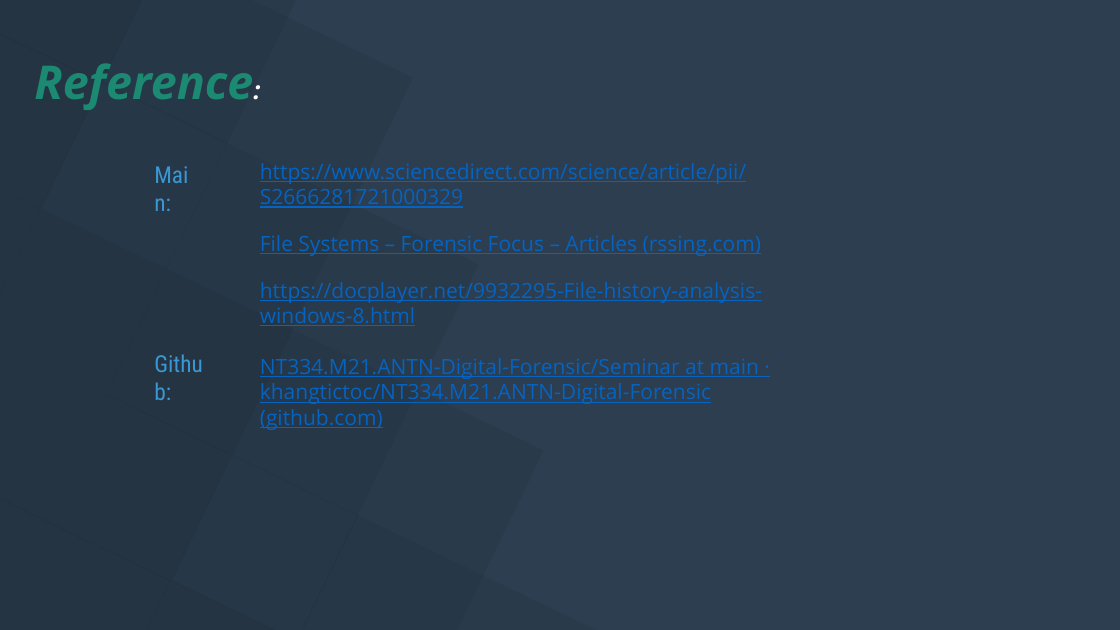
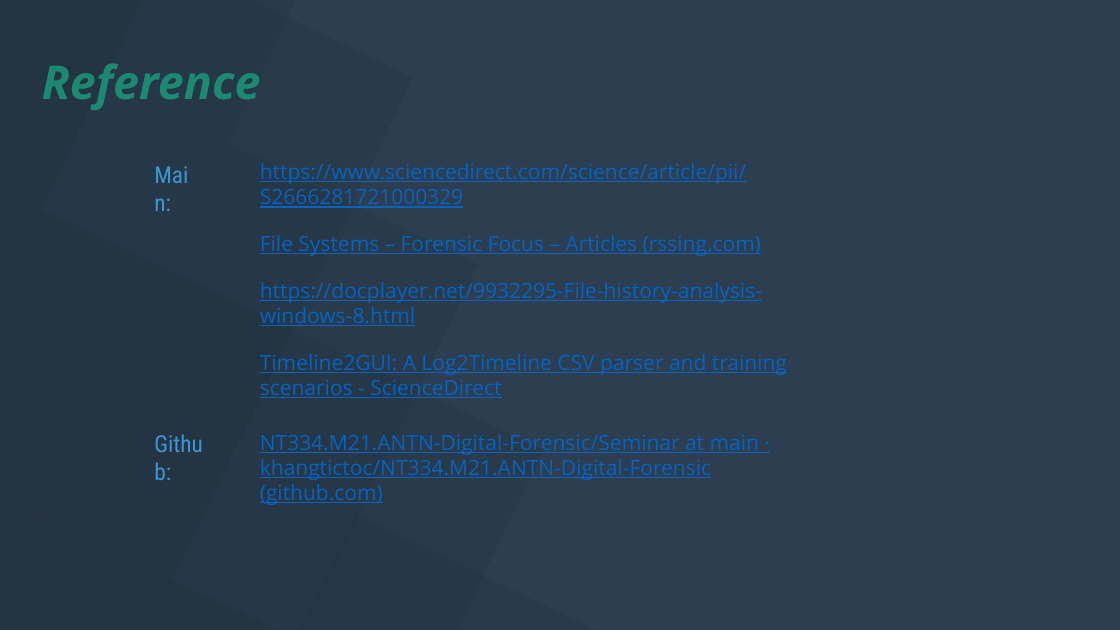
Before and after one commit to khangtictoc/NT334.M21.ANTN-Digital-Forensic, a slide deck: slide 23 of Seminar/Report/Final_Report.pptx (slide 20 before the commit). Drawn at 1120x630 pixels with LibreOffice and Linux fonts; fonts in the diff are those of the drawing. Boxes give left, top, right and bottom in pixels: in the first picture for what was removed or moved away, otherwise in the second. Text is boxed around its words. In the diff, an @@ line names an element or a change of style, - is before the commit and + after.

```diff
--- a/Seminar/Report/Final_Report.pptx
+++ b/Seminar/Report/Final_Report.pptx
@@ text at [42,63,261,110]: text changed @@
-Reference:
+Reference
@@ text added at [260,354,787,398], 18 pt, text #0563C1, underline @@
+Timeline2GUI: A Log2Timeline CSV parser and training scenarios - ScienceDirect
@@ text "Github:": place and size @@
-text "Github:" at [260,409,383,430]
+text "Github:" at [260,484,383,505]
@@ text "NT334.M21.ANTN-Digital-Forensic/Seminar at main · khangticto ...": place and size @@
-text "NT334.M21.ANTN-Digital-Forensic/Seminar at main · khangticto ..." at [260,358,759,430]
+text "NT334.M21.ANTN-Digital-Forensic/Seminar at main · khangticto ..." at [260,434,759,505]
```
Also in this commit, not shown: 2 other slides changed, 4 slides added, 1 slide removed, 15 other files.
